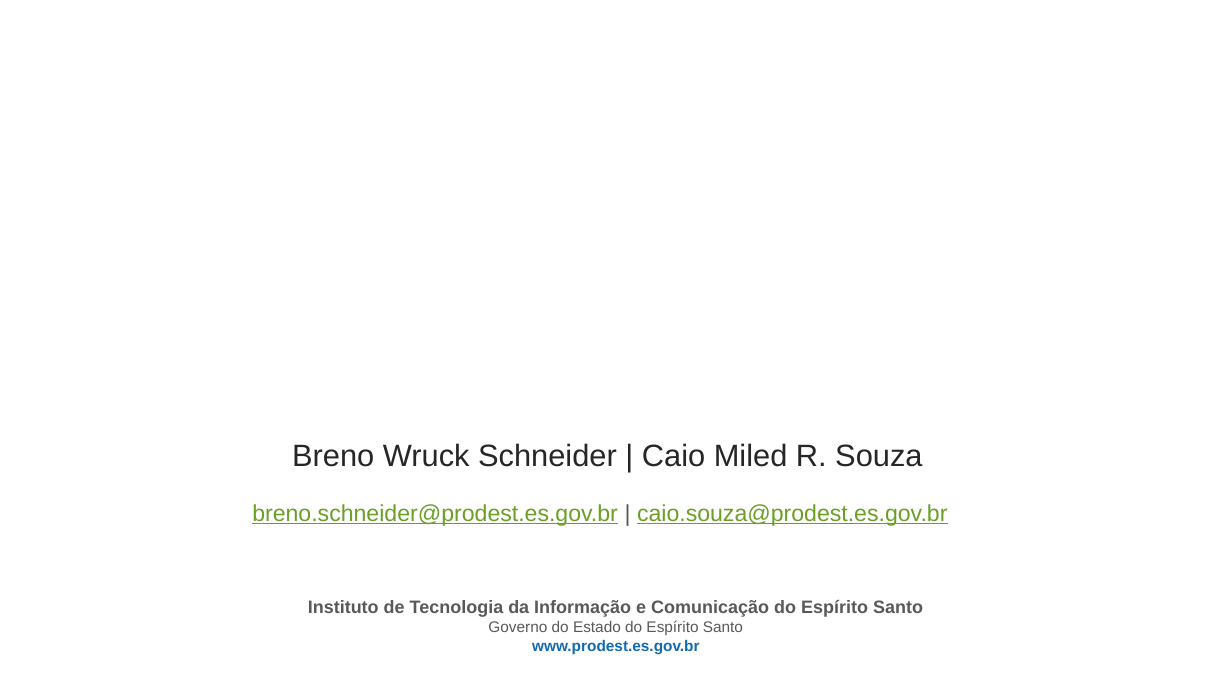
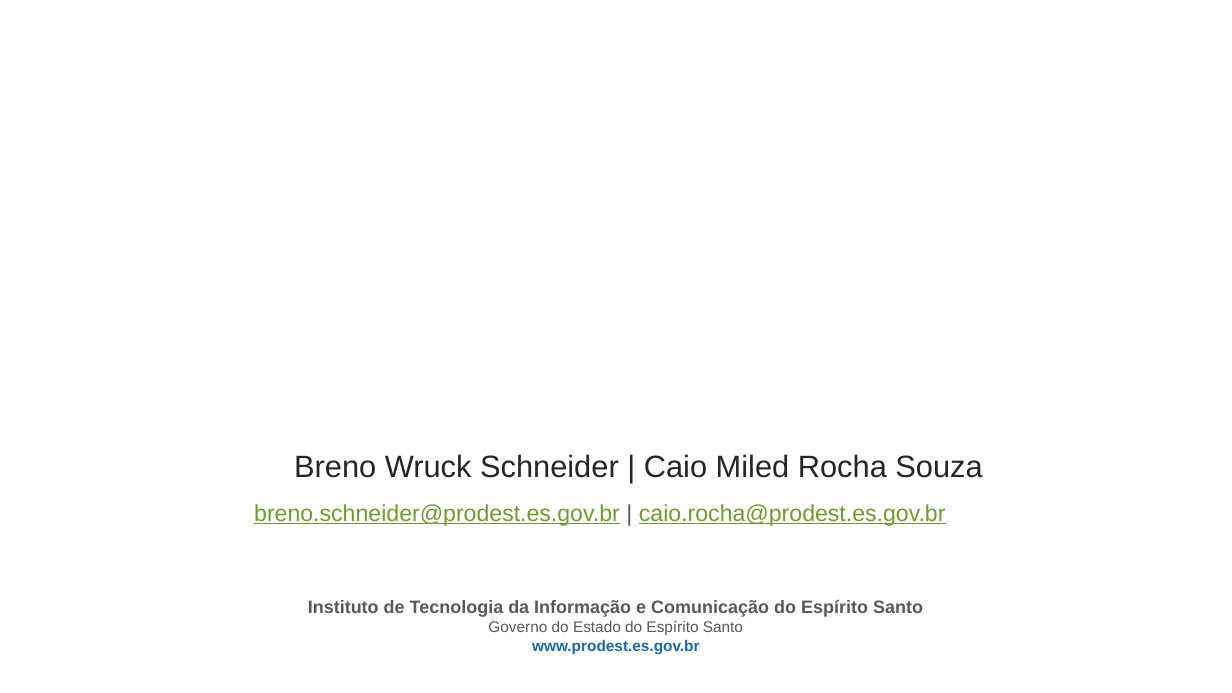
Before and after one commit to prodest/workshop-aspnet-core-mvc, a slide deck: slide 2 of workshop-aspnet-core-mvc.pptx. Drawn at 1232x693 pixels with LibreOffice and Linux fonts; fonts in the diff are those of the drawing; background and template pictures are left out. Boxes give left, top, right and bottom in pixels: in the first picture for what was removed or moved away, otherwise in the second. Text is boxed around its words. In the diff, an @@ line names an element or a change of style, - is before the commit and + after.

```diff
--- a/workshop-aspnet-core-mvc.pptx
+++ b/workshop-aspnet-core-mvc.pptx
@@ text at (294, 454, 982, 478): text changed @@
-Breno Wruck Schneider | Caio Miled R. Souza
+Breno Wruck Schneider | Caio Miled Rocha Souza
@@ subtitle at (254, 504, 946, 526): text changed @@
-breno.schneider@prodest.es.gov.br | caio.souza@prodest.es.gov.br
+breno.schneider@prodest.es.gov.br | caio.rocha@prodest.es.gov.br
```
Also in this commit, not shown: 2 other slides changed, 4 slides added.
